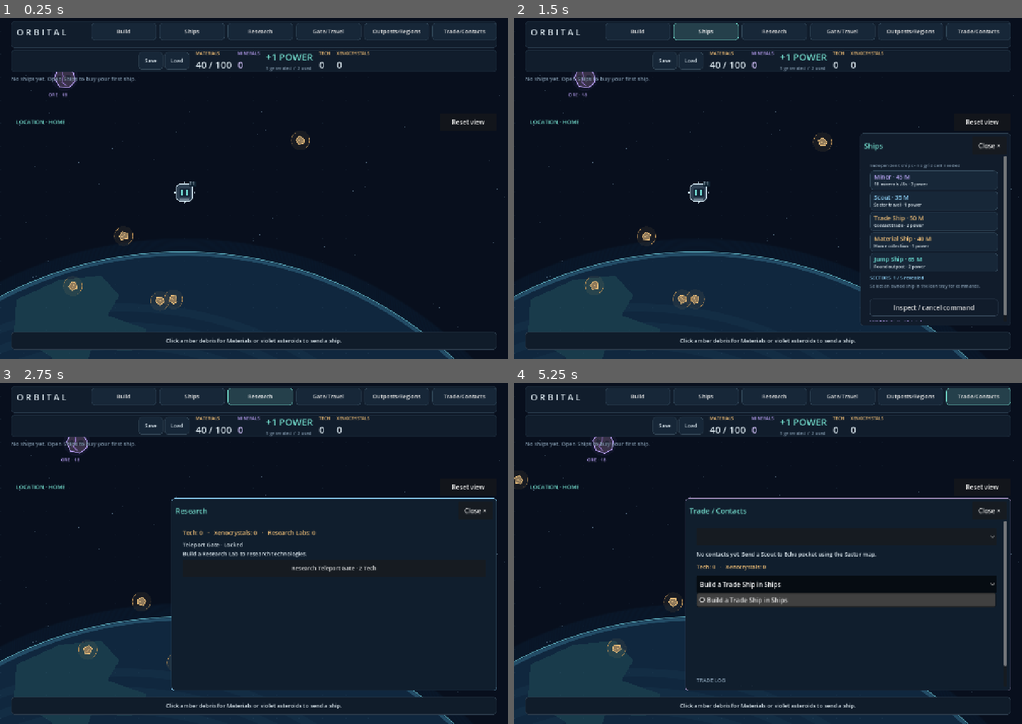
Above: before the commit, frames 1-4 (two rows, left to right).
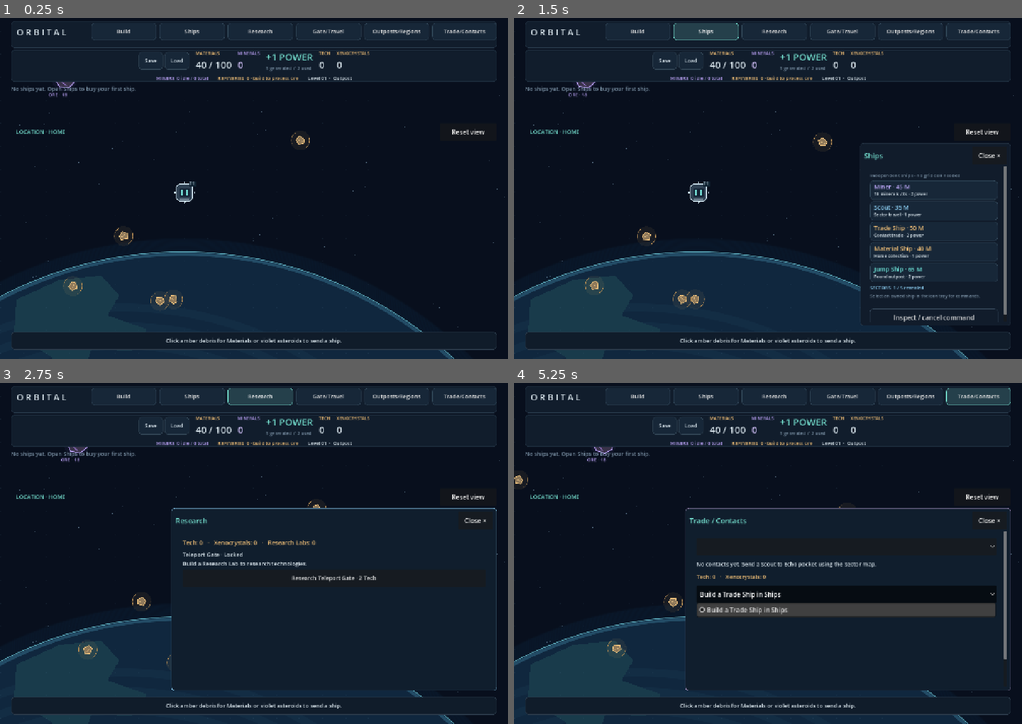
Above: after the commit, the same moments.

Repository: pidiman/orbital
Game: Godot game, scene res://orbital.tscn
The game is run twice, just before and just after one commit, with the same random seed, the same clock (stepped at 60 frames per second) and the same inputs.
Inputs:
- Up to frame 1 (0.25 s): no input
- Up to frame 2 (1.5 s): click "Build" at 0.5 s; click "Ships" at 1.25 s
- Up to frame 3 (2.75 s): click "Research" at 2 s
- Up to frame 4 (5.25 s): click "Gate/Travel" at 2.75 s; click "Outposts/Regions" at 3.5 s; click "Trade/Contacts" at 4.25 s; click "Build a Trade Ship in Ships" at 5 s

The runs differ from the first frame. In frame 1, 1.3% of the frame differs, in the area x 2-98%, y 15-35%; in frame 2, 4.1%; in frame 3, 3.1%; in frame 4, 8.0%, in the area x 2-98%, y 15-88%.

Commit message:
UI: compact tier detail; move Miners/Refineries/Level into resource bar (not menu bar)

Diff:
--- a/scripts/hud.gd
+++ b/scripts/hud.gd
@@ -73,6 +73,8 @@
 var selected: String = ""
 var status_time: float = 0.0
 var floating: Array[Dictionary] = []
+var resource_bar: PanelContainer
+var resource_status: HFlowContainer
 var panel: PanelContainer
 var root: Control
 const INK := Color("dfebf2")
@@ -87,21 +89,33 @@
 	root.mouse_filter = Control.MOUSE_FILTER_IGNORE
 	add_child(root)
 	var header := PanelContainer.new()
+	resource_bar = header
+	header.name = "ResourceBar"
 	header.set_anchors_and_offsets_preset(Control.PRESET_TOP_WIDE)
 	header.offset_left = 28
 	header.offset_top = 80
 	header.offset_right = -28
-	header.offset_bottom = 136
+	header.offset_bottom = 160
 	header.add_theme_stylebox_override("panel", _style(Color("111d2c"), Color("253647")))
 	root.add_child(header)
 	var header_margin := MarginContainer.new()
 	for side: String in ["left", "right"]:
 		header_margin.add_theme_constant_override("margin_" + side, 24)
 	header.add_child(header_margin)
-	var row := HBoxContainer.new()
-	row.add_theme_constant_override("separation", 16)
-	row.alignment = BoxContainer.ALIGNMENT_CENTER
-	header_margin.add_child(row)
+	var header_rows := VBoxContainer.new()
+	header_rows.add_theme_constant_override("separation", 8)
+	header_margin.add_child(header_rows)
+	var row := HFlowContainer.new()
+	row.add_theme_constant_override("h_separation", 16)
+	row.add_theme_constant_override("v_separation", 6)
+	row.alignment = FlowContainer.ALIGNMENT_CENTER
+	header_rows.add_child(row)
+	resource_status = HFlowContainer.new()
+	resource_status.name = "ColonyStatus"
+	resource_status.alignment = FlowContainer.ALIGNMENT_CENTER
+	resource_status.add_theme_constant_override("h_separation", 24)
+	resource_status.add_theme_constant_override("v_separation", 4)
+	header_rows.add_child(resource_status)
 	var branding := VBoxContainer.new()
 	branding.size_flags_horizontal = Control.SIZE_EXPAND_FILL
 	branding.alignment = BoxContainer.ALIGNMENT_CENTER
@@ -219,9 +233,9 @@
 	cancel.add_theme_stylebox_override("hover", _style(Color("20374a"), CYAN))
 	cancel.pressed.connect(func() -> void: choose(""); close_panels())
 	column.add_child(cancel)
-	fleet_label = _label(column, "", 12, Color("baa1f5"))
-	refinery_label = _label(column, "", 12, GOLD)
-	level_label = _label(column, "", 20, INK)
+	fleet_label = _label(resource_status, "", 12, Color("baa1f5"))
+	refinery_label = _label(resource_status, "", 12, GOLD)
+	level_label = _label(resource_status, "", 12, INK)
 	count_label = _label(column, "", 12, MUTED)
 	goal_bar = ProgressBar.new()
 	goal_bar.show_percentage = false
@@ -616,22 +630,15 @@
 		upgrade_stats.text += "\nParking: %d / %d ships" % [fleet.docking.usage.get(dock_id, {}).size(), int(definition.docking.capacity)]
 	if definition.has("conversion"):
 		upgrade_stats.text += "\n%d Minerals → %d Materials / %ds" % [definition.conversion.input, definition.conversion.output, definition.conversion.seconds]
-	var rows: PackedStringArray = []
-	var kind: String = model.modules[selected_position]
 	var current_tier: int = model.tier_at(selected_position)
-	rows.append("T1%s · Base · %s" % [" [CURRENT]" if current_tier == 1 else "", model.catalog[kind].effect])
-	var tiers: Array = model.catalog[kind].get("upgrades", [])
-	for index in range(tiers.size()):
-		rows.append("T%d%s · %s\n%s" % [index + 2, " [CURRENT]" if current_tier == index + 2 else "", model.upgrade_cost_text(tiers[index].cost), tiers[index].description])
-	upgrade_detail.text = "\n\n".join(rows)
 	var next: Dictionary = model.next_upgrade(selected_position)
 	if next.is_empty():
-		upgrade_detail.text += "\n\nMaximum tier reached."
+		upgrade_detail.text = "Maxed · Maximum tier reached."
 		upgrade_button.text = "Maximum tier"
 		upgrade_button.disabled = true
 		return
-	upgrade_detail.text += "\n\nNEXT T%d\n" % (current_tier + 1) + str(next.description)
-	upgrade_button.text = "Upgrade to T%d · %s" % [current_tier + 1, model.upgrade_cost_text(next.cost)]
+	upgrade_detail.text = "Next: %s for %s" % [next.description, model.upgrade_cost_text(next.cost)]
+	upgrade_button.text = "Upgrade to T%d" % (current_tier + 1)
 	var error: String = model.upgrade_error(selected_position)
 	upgrade_button.disabled = not error.is_empty()
 	upgrade_button.tooltip_text = error
@@ -748,6 +755,7 @@
 	_wrap_panel(research_panel, "Research")
 	_wrap_panel(gate_panel, "Gate / Travel")
 	_install_secondary_panels()
+	resource_bar.resized.connect(_layout_menus)
 	get_viewport().size_changed.connect(_layout_menus)
 	close_panels()
 	_layout_menus()
@@ -819,13 +827,14 @@
 	menu_scroll.size = Vector2(viewport_size.x - 258, 60)
 	toolbar.custom_minimum_size.y = 44
 	title_label.position = Vector2(42, 20)
-	var top: float = 290.0
+	var tray_top: float = resource_bar.position.y + resource_bar.size.y + 8.0
+	var top: float = tray_top + 146.0
 	if is_instance_valid(ship_tray):
-		ship_tray.position = Vector2(28, 144)
+		ship_tray.position = Vector2(28, tray_top)
 		ship_tray.size = Vector2(viewport_size.x - 56, 94)
-		station_view_button.position = Vector2(viewport_size.x - 172, 240)
+		station_view_button.position = Vector2(viewport_size.x - 172, tray_top + 96)
 		station_view_button.size = Vector2(144, 44)
-	region_navigation.location_label.position = Vector2(40, 252)
+	region_navigation.location_label.position = Vector2(40, tray_top + 108)
 	region_navigation.location_label.mouse_filter = Control.MOUSE_FILTER_IGNORE
 	orbit_label.hide() # Replaced by the always-visible location indicator and Regions details.
 	for target: PanelContainer in managed_panels:
@@ -845,7 +854,7 @@
 	close_panels()
 	choose("")
 	active_menu = menu
-	for readout: Control in [refinery_label, level_label, count_label, goal_bar, goal_label]: readout.visible = menu != "Ships"
+	for readout: Control in [count_label, goal_bar, goal_label]: readout.visible = menu != "Ships"
 	if target == panel: target.get_node("MenuFrame").get_child(0).get_child(0).text = menu
 	if menu_buttons.has(menu): menu_buttons[menu].add_theme_stylebox_override("normal", _style(Color("25404b"), CYAN))
 	target.show()
--- /dev/null
+++ b/tests/hud_cleanup_playthrough.gd
@@ -0,0 +1,58 @@
+extends "res://tests/hud_playthrough.gd"
+
+func _ready() -> void:
+	await settle(3)
+	game = get_tree().root.get_node("Orbital")
+	game.get_node("ResourceClock").set_process(false)
+	var hud = game.hud
+	var initial_level: String = hud.level_label.text
+	game.model.materials = 10000
+	game.model.minerals = 100
+	for x in range(1, 4): game.model.build(Vector2(x * 58, 0), "solar")
+	game.model.build(Vector2(0, 58), "refinery")
+	game.model.buy_ship("miner")
+	await settle(3)
+	checks.level_live = initial_level != hud.level_label.text and hud.level_label.text.contains("Level 02")
+	checks.refinery_live = hud.refinery_label.text.contains("1") and hud.refinery_label.text.contains("storage full")
+	checks.miner_live = hud.fleet_label.text.contains("1 idle / 1 total")
+	var target: int = game.asteroids.rocks.keys()[0]
+	game.fleet.dispatch(target, 1)
+	await settle(2)
+	checks.miner_busy_live = hud.fleet_label.text.contains("0 idle / 1 total")
+	for i in range(8): game.fleet.tick()
+	await settle(2)
+	checks.miner_idle_live = hud.fleet_label.text.contains("1 idle / 1 total")
+	game.model.materials = 0
+	game.model.changed.emit()
+	await settle(2)
+	checks.refinery_unpaused_live = not hud.refinery_label.text.contains("storage full")
+	game.model.materials = 10000
+	game.model.changed.emit()
+	for tier in range(1, 6):
+		var before: Dictionary = game.persistence.snapshot()
+		hud.inspect_module(Vector2(58, 0))
+		await settle(3)
+		checks["T%d current" % tier] = hud.upgrade_title.text.contains("Tier %d" % tier) and hud.upgrade_stats.text.contains(str(int(game.model.definition_at(Vector2(58, 0)).power_output)))
+		checks["T%d no full list" % tier] = not hud.upgrade_detail.text.contains("T1") and not hud.upgrade_detail.text.contains("[CURRENT]") and not hud.upgrade_detail.text.contains("NEXT T")
+		checks["T%d view only" % tier] = before == game.persistence.snapshot()
+		if tier < 5:
+			checks["T%d next" % tier] = hud.upgrade_detail.text.begins_with("Next:") and hud.upgrade_detail.text.contains(game.model.upgrade_cost_text(game.model.next_upgrade(Vector2(58, 0)).cost))
+			if tier == 2: save_frame("compact_current_next")
+			await use(hud.upgrade_button)
+		else:
+			checks.maxed_only = hud.upgrade_detail.text.contains("Maxed") and not hud.upgrade_detail.text.contains("Next:")
+			save_frame("compact_maxed")
+	for dimensions: Vector2i in [Vector2i(1280, 860), Vector2i(960, 720)]:
+		get_window().content_scale_size = dimensions
+		get_window().size = dimensions
+		await settle(5)
+		for menu: String in hud.menu_buttons:
+			hud.close_panels()
+			await touch(hud.menu_buttons[menu])
+			for label: Label in [hud.fleet_label, hud.refinery_label, hud.level_label]:
+				checks["%s %s %s bar" % [dimensions, menu, label.name]] = label.is_visible_in_tree() and hud.resource_bar.is_ancestor_of(label) and hud.resource_bar.get_global_rect().encloses(label.get_global_rect()) and not hud.panel.is_ancestor_of(label) and not hud.toolbar.is_ancestor_of(label)
+			checks["%s %s clearance" % [dimensions, menu]] = hud.resource_bar.get_global_rect().end.y <= hud.ship_tray.get_global_rect().position.y and hud.ship_tray.get_global_rect().end.y < hud.panel.position.y
+		save_frame("resource_bar_%d" % dimensions.x)
+	checks.only_2d = no_3d(game)
+	report("checks", checks)
+	finish()
--- a/tests/ship_tray_playthrough.gd
+++ b/tests/ship_tray_playthrough.gd
@@ -128,6 +128,18 @@
 	game.model.materials = 0
 	game.model.changed.emit()
 	var piece: Dictionary = game.debris.pieces[0]
+	# Choose exposed debris: map-ship selection takes priority when a sprite
+	# crosses the salvage point, especially in this large moving fleet fixture.
+	for candidate: Dictionary in game.debris.pieces:
+		var clear: bool = true
+		for id: int in game.model.ships:
+			if game.fleet.transport.location(id) == game.fleet.regions.current_region and candidate.point.distance_to(game.ship_camera.ship_point(id)) < 70:
+				clear = false
+		for rock: Dictionary in game.asteroids.rocks.values():
+			if candidate.point.distance_to(rock.point) < 50: clear = false
+		if clear:
+			piece = candidate
+			break
 	game.ship_camera.ship_id = -1
 	game.ship_camera.position = piece.point
 	game.ship_camera.force_update_scroll()
--- a/tests/ships_upgrades_playthrough.gd
+++ b/tests/ships_upgrades_playthrough.gd
@@ -92,7 +92,7 @@
 	# Click existing Solar in inspect mode; no build tool remains selected after purchase.
 	await click(game.get_viewport().get_canvas_transform() * (game.board.cell_position(Vector2i(1, 0))))
 	checks["module_inspector_opens"] = game.hud.tabs.current_tab == 2 and game.hud.upgrade_title.text.contains("Tier 1")
-	checks["upgrade_cost_visible"] = game.hud.upgrade_button.text.contains("30 Materials + 8 Minerals") and not game.hud.upgrade_button.disabled
+	checks["upgrade_cost_visible"] = game.hud.upgrade_detail.text.contains("30 Materials + 8 Minerals") and not game.hud.upgrade_button.disabled
 	await settle(2)
 	save_frame("upgrade_before")
 	materials_before = game.model.materials
@@ -101,7 +101,7 @@
 	await use(game.hud.upgrade_button)
 	checks["upgrade_applies_stats"] = game.model.tier_at(Vector2(58, 0)) == 2 and game.model.power_balance() == power_before + 4
 	checks["upgrade_pays_both_costs"] = game.model.materials == materials_before - 30 and game.model.minerals == mineral_before - 8
-	checks["tier_and_next_shown"] = game.hud.upgrade_title.text.contains("Tier 2") and game.hud.upgrade_button.text.contains("Upgrade to T3") and game.hud.upgrade_detail.text.contains("T5")
+	checks["tier_and_next_shown"] = game.hud.upgrade_title.text.contains("Tier 2") and game.hud.upgrade_button.text.contains("Upgrade to T3") and game.hud.upgrade_detail.text.begins_with("Next:")
 	checks["no_upgrade_module_count_bonus"] = game.model.modules.size() == 2 and game.model.level == 1
 	mark("solar upgraded")
 	await settle(2)
--- a/tests/tier5_playthrough.gd
+++ b/tests/tier5_playthrough.gd
@@ -16,7 +16,7 @@
 		hud.close_panels()
 		await click(game.get_viewport().get_canvas_transform() * game.board.world_to_screen(point))
 		var kind: String = game.model.modules[point]
-		checks[kind + " tiers listed"] = hud.upgrade_detail.text.contains("T1") and hud.upgrade_detail.text.contains("T5") and hud.upgrade_detail.text.contains("Materials")
+		checks[kind + " compact preview"] = hud.upgrade_detail.text.begins_with("Next:") and not hud.upgrade_detail.text.contains("T5") and hud.upgrade_detail.text.contains("Materials")
 		for tier in range(2, 6):
 			var upgrade: Dictionary = game.model.next_upgrade(point)
 			var funds: int = game.model.materials
@@ -24,7 +24,7 @@
 			await use(hud.upgrade_button)
 			checks["%s T%d UI upgrade" % [kind, tier]] = game.model.tier_at(point) == tier and game.model.materials == funds - int(upgrade.cost.materials) and hud.upgrade_title.text.contains("Tier %d" % tier)
 			if kind == "miner_dock": checks["dock T%d slots" % tier] = game.fleet.docking.usage[game.model.structure_id_at(point)].size() == int(game.model.definition_at(point).docking.capacity)
-		checks[kind + " max UI"] = hud.upgrade_button.disabled and hud.upgrade_detail.text.contains("T5 [CURRENT]")
+		checks[kind + " max UI"] = hud.upgrade_button.disabled and hud.upgrade_detail.text.contains("Maxed") and not hud.upgrade_detail.text.contains("Next:")
 		checks[kind + " footer clearance"] = hud.panel.get_global_rect().end.y < hud.footer.position.y
 		save_frame(kind + "_tier5")
 	# Insufficient Materials is visible as disabled button + clear tooltip.
Not shown, added: tests/hud_cleanup_playthrough.gd.uid
Not shown, changed: docs/hud-layout.md
Not shown, changed: docs/tier5-upgrades.md
